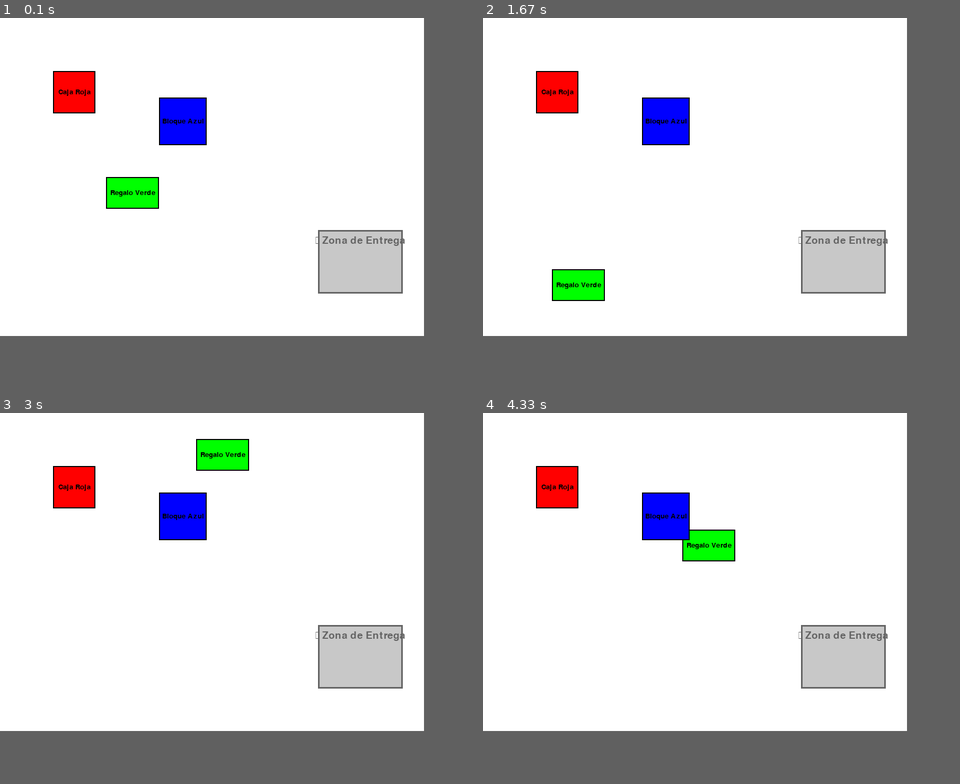
Above: before the commit, frames 1-4 (two rows, left to right).
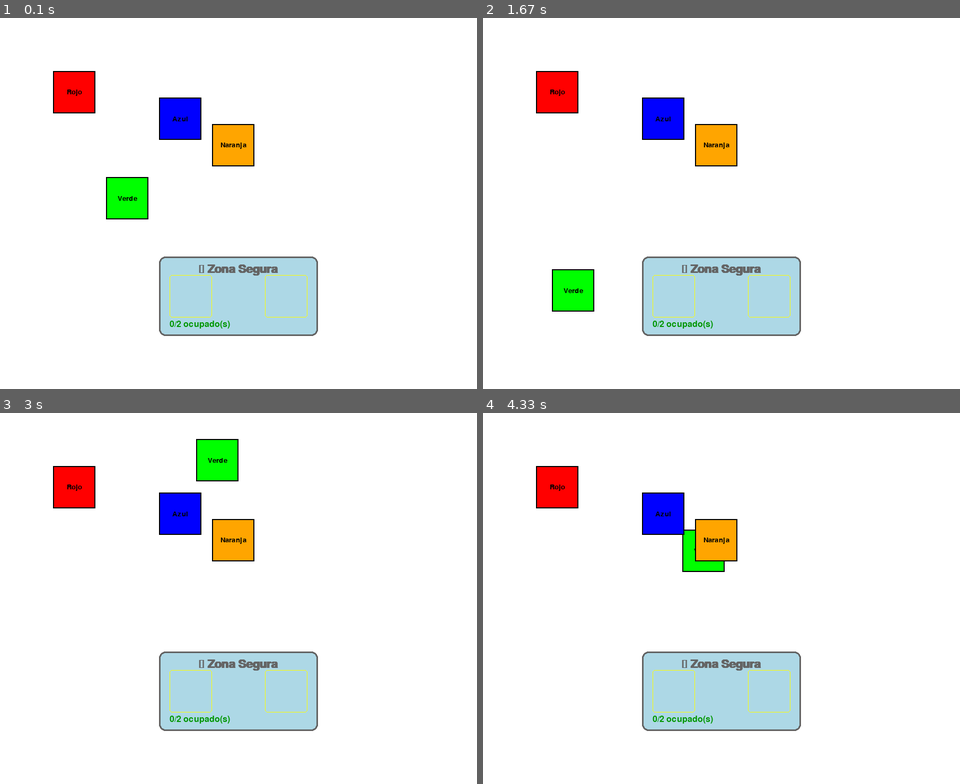
Above: after the commit, the same moments.

Repository: ronz204/poc-pygame
Game: pygame game, started from main.py
Same seed, same stepped clock (60 frames per second), same inputs: the game is played once before the commit and once after it.
Inputs (mouse positions are in pixels of both pictures, inside the frame that each line leads up to):
- Up to frame 1 (0.1 s): no input
- Up to frame 2 (1.67 s): press the mouse at (611, 199) at 0.37 s; move the mouse to (592, 244) at 0.47 s; release the mouse at (573, 288) at 0.6 s; click (793, 73) at 0.72 s; click (707, 184) at 1.05 s; press the mouse at (721, 296) at 1.37 s; move the mouse to (640, 233) at 1.47 s; release the mouse at (559, 166) at 1.6 s
- Up to frame 3 (3 s): click (233, 539) at 1.72 s, where only the run after the commit has a clickable "Naranja"; click (233, 650) at 2.05 s; press the mouse at (90, 683) at 2.37 s; move the mouse to (152, 572) at 2.47 s; release the mouse at (219, 461) at 2.6 s
- Up to frame 4 (4.33 s): click (721, 691) at 3.22 s, where only the run after the commit has a clickable "📦 Zona Segura"; press the mouse at (702, 461) at 4.03 s; move the mouse to (702, 505) at 4.13 s; release the mouse at (702, 550) at 4.27 s
In our replay, the window is 800x600 before the commit and 900x700 after it. These sizes can differ from the game's own. Grey fills any space a smaller window leaves; there, only what the larger window draws over its background counts as a difference.

The runs differ from the first frame. In frame 1, 12% of the frame differs, in the area x 12-85%, y 19-86%; in frame 2, 12%; in frame 3, 12%; in frame 4, 12%.

Commit message:
feat: add autoclean to dropzone

Diff:
--- a/main.py
+++ b/main.py
@@ -5,9 +5,9 @@
 pygame.init()
 
 # Configuración de la ventana
-WIDTH, HEIGHT = 800, 600
+WIDTH, HEIGHT = 900, 700
 screen = pygame.display.set_mode((WIDTH, HEIGHT))
-pygame.display.set_caption("Drop Zone Activa - Pygame")
+pygame.display.set_caption("Drop Zone - Máximo 2 objetos")
 
 # Colores
 WHITE = (255, 255, 255)
@@ -17,10 +17,10 @@
 GRAY = (200, 200, 200)
 DARK_GRAY = (100, 100, 100)
 LIGHT_BLUE = (173, 216, 230)
+YELLOW = (255, 255, 0)
 
 # --------------------------------------------------
 # Clase: DraggableRect
-# Un objeto que se puede arrastrar
 # --------------------------------------------------
 class DraggableRect:
     def __init__(self, x, y, width, height, color, name="Objeto"):
@@ -51,7 +51,7 @@
 
     def draw(self, screen):
         pygame.draw.rect(screen, self.color, self.rect)
-        pygame.draw.rect(screen, (0, 0, 0), self.rect, 2)  # Borde
+        pygame.draw.rect(screen, (0, 0, 0), self.rect, 2)
         font = pygame.font.SysFont(None, 20)
         text = font.render(self.name, True, (0, 0, 0))
         text_rect = text.get_rect(center=self.rect.center)
@@ -59,8 +59,7 @@
 
 
 # --------------------------------------------------
-# Clase: DropZone
-# La zona que detecta si un objeto fue soltado dentro
+# Clase: DropZone (actualizada - se auto-limpia)
 # --------------------------------------------------
 class DropZone:
     def __init__(self, x, y, width, height, color=GRAY, label="Drop Zone"):
@@ -68,91 +67,129 @@
         self.color = color
         self.highlight_color = LIGHT_BLUE
         self.label = label
-        self.current_object = None  # Objeto actualmente dentro (opcional)
-        self.objects_received = []  # Historial de objetos recibidos
+        self.objects_inside = []  # Objetos actualmente dentro
+        self.slot_positions = []
+        self._calculate_slots()  # Calcular posiciones fijas
+
+    def _calculate_slots(self):
+        """Define 2 posiciones fijas dentro de la Drop Zone"""
+        w, h = 80, 80
+        padding = 20
+        x1 = self.rect.x + padding
+        x2 = self.rect.x + self.rect.width - padding - w
+        y = self.rect.y + (self.rect.height - h) // 2
+        self.slot_positions = [(x1, y), (x2, y)]
+
+    def can_accept(self):
+        """¿Puede aceptar más objetos?"""
+        return len(self.objects_inside) < 2
+
+    def is_inside(self, obj):
+        """Verifica si el objeto está al menos parcialmente dentro"""
+        return obj.rect.colliderect(self.rect)
+
+    def update(self, draggable_objects):
+        """Limpia objetos que ya no están dentro"""
+        # Verificar si los objetos en objects_inside aún están dentro
+        # Si no, removerlos
+        self.objects_inside = [obj for obj in self.objects_inside if self.is_inside(obj)]
+
+        # Reasignar posiciones a los que siguen dentro
+        for i, obj in enumerate(self.objects_inside):
+            if i < len(self.slot_positions):
+                obj.rect.topleft = self.slot_positions[i]
 
     def handle_event(self, event, draggable_objects):
         if event.type == pygame.MOUSEBUTTONUP:
-            if event.button == 1:  # Botón izquierdo soltado
-                mouse_pos = event.pos
-                # Verificar si el soltar ocurrió dentro de esta zona
-                if self.rect.collidepoint(mouse_pos):
-                    # Buscar qué objeto estaba siendo arrastrado y está sobre la zona
+            if event.button == 1:
+                # Solo actuar si el soltar fue dentro de la zona
+                if self.rect.collidepoint(event.pos) and self.can_accept():
                     for obj in draggable_objects:
-                        if (obj.dragging == False  # Ya no está en modo drag
-                                and obj.rect.colliderect(self.rect)):
-                            # Evitar duplicados
-                            if obj not in self.objects_received:
-                                self.objects_received.append(obj)
-                                print(f"📦 ¡{self.label} recibió: '{obj.name}'!")
+                        if not obj.dragging and obj not in self.objects_inside:
+                            if self.is_inside(obj):  # Verificar si está dentro
+                                self.objects_inside.append(obj)
+                                idx = len(self.objects_inside) - 1
+                                obj.rect.topleft = self.slot_positions[idx]
+                                print(f"✅ '{obj.name}' aceptado. ({len(self.objects_inside)}/2)")
                                 self.on_drop(obj)
-                            return
+                                break
 
     def on_drop(self, obj):
-        # Puedes sobrescribir este método
-        obj.rect.center = self.rect.center
-        print(f"✅ {obj.name} centrado en la zona.")
+        pass
 
     def draw(self, screen):
-        # Dibujar fondo normal o resaltado
-        color = self.highlight_color if pygame.mouse.get_pressed()[0] and self.rect.collidepoint(pygame.mouse.get_pos()) else self.color
-        pygame.draw.rect(screen, color, self.rect)
-        pygame.draw.rect(screen, DARK_GRAY, self.rect, 3)
+        # Fondo: resaltado si puede aceptar
+        bg_color = self.highlight_color if self.can_accept() else (255, 200, 200)
+        pygame.draw.rect(screen, bg_color, self.rect, border_radius=12)
+        pygame.draw.rect(screen, DARK_GRAY, self.rect, width=3, border_radius=12)
 
         # Etiqueta
-        font = pygame.font.SysFont(None, 28)
+        font = pygame.font.SysFont(None, 32, bold=True)
         label_surface = font.render(self.label, True, DARK_GRAY)
-        label_rect = label_surface.get_rect(center=(self.rect.centerx, self.rect.top + 20))
+        label_rect = label_surface.get_rect(center=(self.rect.centerx, self.rect.top + 25))
         screen.blit(label_surface, label_rect)
 
-        # Mostrar cuántos objetos ha recibido
-        if self.objects_received:
-            count_font = pygame.font.SysFont(None, 20)
-            count_text = count_font.render(f"Recibidos: {len(self.objects_received)}", True, (0, 0, 0))
-            screen.blit(count_text, (self.rect.x + 10, self.rect.bottom - 25))
+        # Estado
+        status_font = pygame.font.SysFont(None, 24)
+        status_text = f"{len(self.objects_inside)}/2 ocupado(s)"
+        text_color = (0, 150, 0) if self.can_accept() else (200, 0, 0)
+        status_surface = status_font.render(status_text, True, text_color)
+        screen.blit(status_surface, (self.rect.x + 20, self.rect.bottom - 30))
+
+        # Guías visuales (opcional)
+        for pos in self.slot_positions:
+            pygame.draw.rect(screen, (255, 255, 0), (*pos, 80, 80), width=1, border_radius=5)
 
 
 # --------------------------------------------------
-# Crear objetos
+# Crear objetos arrastrables
 # --------------------------------------------------
 drag_objects = [
-    DraggableRect(100, 100, 80, 80, RED, "Caja Roja"),
-    DraggableRect(200, 300, 100, 60, GREEN, "Regalo Verde"),
-    DraggableRect(300, 150, 90, 90, BLUE, "Bloque Azul"),
+    DraggableRect(100, 100, 80, 80, RED, "Rojo"),
+    DraggableRect(200, 300, 80, 80, GREEN, "Verde"),
+    DraggableRect(300, 150, 80, 80, BLUE, "Azul"),
+    DraggableRect(400, 200, 80, 80, (255, 165, 0), "Naranja"),
 ]
 
-# Crear una Drop Zone
-drop_zone = DropZone(600, 400, 160, 120, GRAY, "📦 Zona de Entrega")
+# Crear Drop Zone grande (más que antes)
+drop_zone = DropZone(300, 450, 300, 150, GRAY, "📦 Zona Segura")
 
 # --------------------------------------------------
 # Bucle principal
 # --------------------------------------------------
+# Bucle principal
 running = True
 while running:
     screen.fill(WHITE)
 
-    # --- DIBUJAR EN ORDEN CORRECTO ---
+    # --- ACTUALIZAR ESTADO DE LA ZONA ---
+    drop_zone.update(drag_objects)  # ← ¡Clave! Esto limpia objetos sacados
 
-    # 1. Dibujar la Drop Zone (primero = fondo)
+    # --- DIBUJAR ZONA PRIMERO ---
     drop_zone.draw(screen)
 
-    # 2. Dibujar TODOS los eventos y actualizaciones
+    # --- EVENTOS ---
     for event in pygame.event.get():
         if event.type == pygame.QUIT:
             running = False
 
-        # Manejar eventos de los objetos arrastrables
+        # Manejar eventos de los objetos
         for obj in drag_objects:
             obj.handle_event(event)
 
-        # La Drop Zone verifica si algo fue soltado
+        # Drop Zone verifica si puede aceptar al soltar
         drop_zone.handle_event(event, drag_objects)
 
-    # 3. Dibujar los objetos arrastrables (último = siempre arriba)
+    # --- DIBUJAR OBJETOS ARRIBA ---
     for obj in drag_objects:
         obj.draw(screen)
 
-    # Actualizar pantalla
+    # Mensaje si está llena
+    if not drop_zone.can_accept():
+        font = pygame.font.SysFont(None, 28)
+        msg = font.render("La zona está llena. No se aceptan más.", True, (200, 0, 0))
+        screen.blit(msg, (250, 620))
+
     pygame.display.flip()
 
 pygame.quit()
